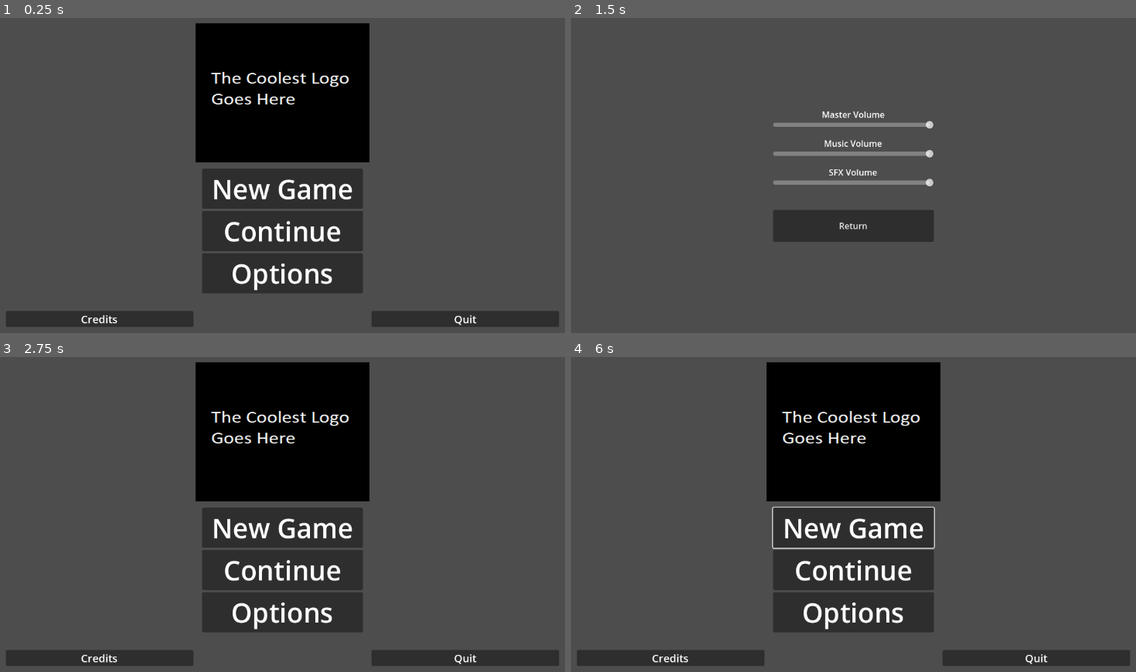
Above: before the commit, frames 1-4 (two rows, left to right).
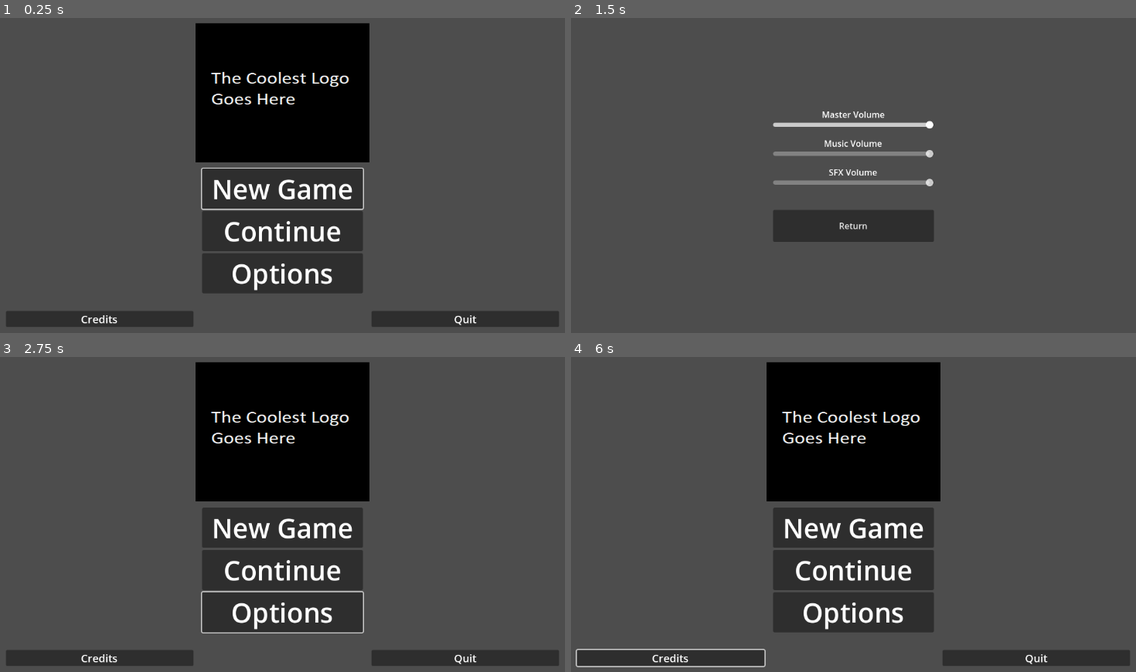
Above: after the commit, the same moments.

Repository: kKapalka/pirate-gamejam-15
Game: Godot game, scene res://scenes/menus/mainmenu.tscn
The game is run twice, just before and just after one commit, with the same random seed, the same clock (stepped at 60 frames per second) and the same inputs.
Inputs (mouse positions are in pixels of both pictures, inside the frame that each line leads up to):
- Up to frame 1 (0.25 s): no input
- Up to frame 2 (1.5 s): click "Credits" at 0.5 s; click "Options" at 1.25 s
- Up to frame 3 (2.75 s): click "Return" at 2 s
- Up to frame 4 (6 s): click "New Game" at 2.75 s; click "New Game" at 3.5 s; click "Continue" at 4.25 s; click "Continue" at 5 s; tap Enter at 5.75 s; move the mouse to (989, 495) at 5.77 s; hold Up (ui_up) from 5.78 s (still down); click (989, 495) at 5.92 s

The runs differ from the first frame. In frame 1, 0.3% of the frame differs, in the area x 35-65%, y 47-62%; in frame 2, 0.4%; in frame 3, 0.4%; in frame 4, 0.6%, in the area x 0-65%, y 47-99%.

Commit message:
ui input used in menu

Diff:
--- a/scripts/menus/mainmenu.gd
+++ b/scripts/menus/mainmenu.gd
@@ -3,31 +3,65 @@
 @onready var mainMenuContainer: HBoxContainer = $HBoxContainer
 @onready var settingsContainer: SettingsMenu = $Settings
 
+@onready var buttons: Array[Button] = [
+	$HBoxContainer/VSplitContainer/VBoxContainer/NewGame,
+	$HBoxContainer/VSplitContainer/VBoxContainer/Continue,
+	$HBoxContainer/VSplitContainer/VBoxContainer/Options,
+	$HBoxContainer/CreditsContainer/Credits,
+	$HBoxContainer/QuitContainer/Quit
+]
+var focusedButtonIndex = 0
+
 func _ready():
 	settingsContainer.returnCallback = onReturn
+	buttons[focusedButtonIndex].grab_focus()
+
+func _input(event):
+	if mainMenuContainer.visible:
+		if Input.is_action_pressed("ui_down"):
+			focusedButtonIndex += 1
+			if focusedButtonIndex >= len(buttons):
+				focusedButtonIndex -= len(buttons)
+			buttons[focusedButtonIndex].grab_focus()
+			get_viewport().set_input_as_handled()
+
+		if Input.is_action_pressed("ui_up"):
+			focusedButtonIndex -= 1
+			if focusedButtonIndex < 0:
+				focusedButtonIndex += len(buttons)
+			buttons[focusedButtonIndex].grab_focus()
+			get_viewport().set_input_as_handled()
+
 
 func new_game():
+	focusedButtonIndex = 0
 	print("new game clicked!")
 	#TODO implement navigation and new game functionality
 
 func continue_():
+	focusedButtonIndex = 1
 	print("continue clicked!")
 	#TODO implement navigation and continue functionality
 
 func options():
+	focusedButtonIndex = 2
 	settingsContainer.visible = true
+	settingsContainer.onShow()
 	mainMenuContainer.visible = false
 
 func credits():
+	focusedButtonIndex = 3
 	print("credits clicked!")
 	#TODO implement navigation and credits functionality
 
 func quit():
+	focusedButtonIndex = 4
 	get_tree().quit()
 
 func onReturn():
 	settingsContainer.visible = false
 	mainMenuContainer.visible = true
+	buttons[focusedButtonIndex].grab_focus()
 
 func _on_new_game_button_up():
 	new_game()
--- a/scripts/menus/settings_menu_panel.gd
+++ b/scripts/menus/settings_menu_panel.gd
@@ -1,4 +1,4 @@
-extends Node
+extends Control
 
 class_name SettingsMenu
 
@@ -8,7 +8,32 @@
 
 @onready var returnButton: Button = $Return
 
+@onready var focusable: Array[Control] = [
+	masterSlider, musicSlider, SFXSlider, returnButton
+]
+
+var focusedButtonIndex = 0
+
 var returnCallback: Callable
+
+func _input(event):
+	if self.visible:
+		if Input.is_action_pressed("ui_cancel"):
+			_on_return_button_up()
+			get_viewport().set_input_as_handled()
+		if Input.is_action_pressed("ui_down"):
+			focusedButtonIndex += 1
+			if focusedButtonIndex >= len(focusable):
+				focusedButtonIndex -= len(focusable)
+			focusable[focusedButtonIndex].grab_focus()
+			get_viewport().set_input_as_handled()
+
+		if Input.is_action_pressed("ui_up"):
+			focusedButtonIndex -= 1
+			if focusedButtonIndex < 0:
+				focusedButtonIndex += len(focusable)
+			focusable[focusedButtonIndex].grab_focus()
+			get_viewport().set_input_as_handled()
 
 func _ready():
 	masterSlider.value = SaveHandler.settings.master
@@ -16,13 +41,20 @@
 	SFXSlider.value = SaveHandler.settings.sfx
 
 func _on_master_volume_slider_value_changed(value):
+	focusedButtonIndex = 0
 	SaveHandler.setMasterVolume(value)
 func _on_music_volume_slider_value_changed(value):
+	focusedButtonIndex = 1
 	SaveHandler.setMusicVolume(value)
 func _on_sfx_volume_slider_value_changed(value):
+	focusedButtonIndex = 2
 	SaveHandler.setSFXVolume(value)
 func _on_return_button_up():
 	if returnCallback == null:
 		print("Menu hosting this settings panel does not set 'returnCallback' parameter of SettingsMenu node.")
 	else:
 		returnCallback.call()
+
+func onShow():
+	focusedButtonIndex = 0
+	focusable[focusedButtonIndex].grab_focus()
Not shown, changed: resources/settings.save
